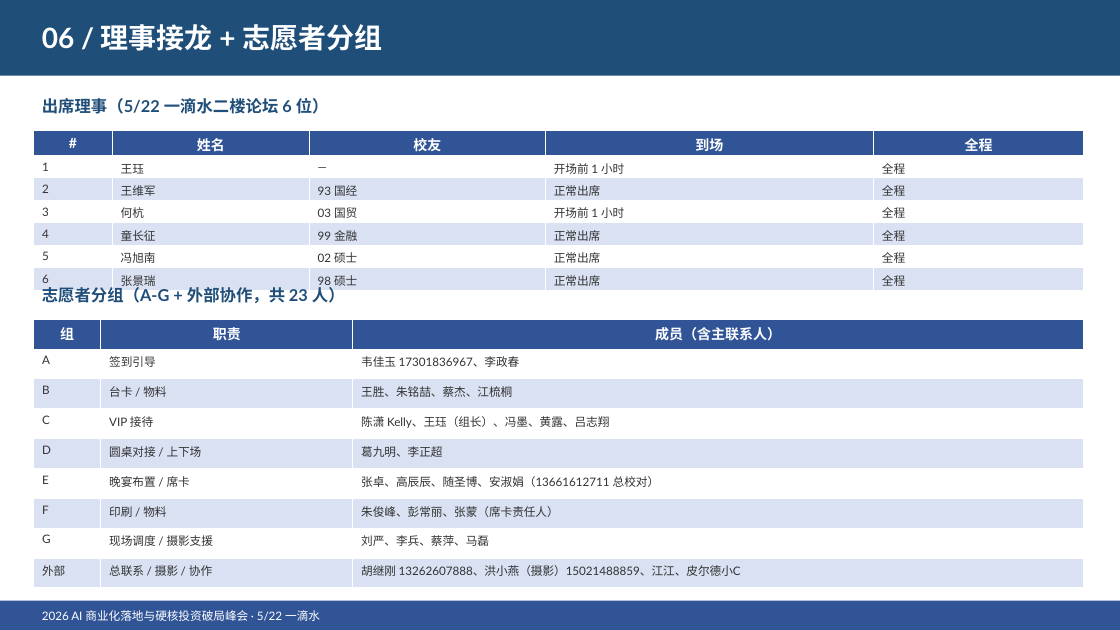
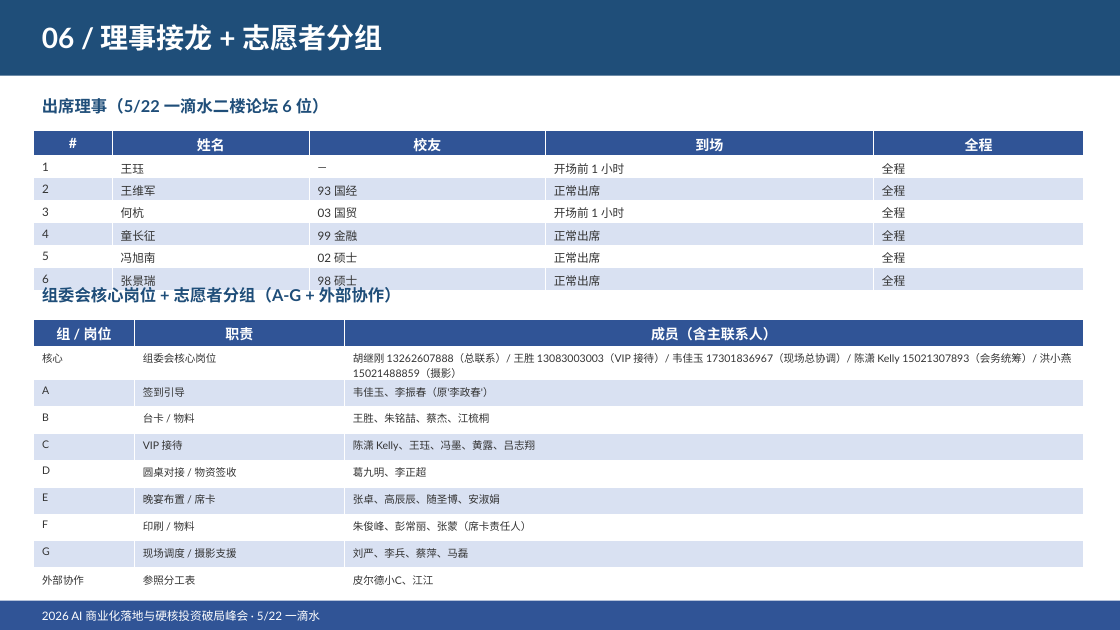
Before and after one commit to hujigang2010-maker/AIDEN, a slide deck: slide 8 of 5月22日峰会/导出文件/2026峰会会务汇报.pptx. Drawn at 1120x630 pixels with LibreOffice and Linux fonts; fonts in the diff are those of the drawing. Boxes give left, top, right and bottom in pixels: in the first picture for what was removed or moved away, otherwise in the second. Text is boxed around its words. In the diff, an @@ line names an element or a change of style, - is before the commit and + after.

```diff
--- a/5月22日峰会/导出文件/2026峰会会务汇报.pptx
+++ b/5月22日峰会/导出文件/2026峰会会务汇报.pptx
@@ text at <box>42,285,401,303</box>: text changed @@
-志愿者分组（A-G + 外部协作，共 23 人）
+组委会核心岗位 + 志愿者分组（A-G + 外部协作）
@@ table at <box>34,319,1084,589</box> @@
-row 1: 组 | 职责 | 成员（含主联系人）
-row 2: A | 签到引导 | 韦佳玉 17301836967、李政春
+row 1: 组 / 岗位 | 职责 | 成员（含主联系人）
+row 2: 核心 | 组委会核心岗位 | 胡继刚 13262607888（总联系）/ 王胜 13083003003（VIP 接待）/ 韦佳玉 17301836967（现场总协调）/ 陈潇 Kelly 15021307893（会务统筹）/ 洪小燕 15021488859（摄影）
+row 3: A | 签到引导 | 韦佳玉、李振春（原'李政春'）
-row 5, column 3: 陈潇 Kelly、王珏（组长）、冯墨、黄露、吕志翔
+row 5, column 3: 陈潇 Kelly、王珏、冯墨、黄露、吕志翔
-row 6, column 2: 圆桌对接 / 上下场
+row 6, column 2: 圆桌对接 / 物资签收
-row 7, column 3: 张卓、高辰辰、随圣博、安淑娟（13661612711 总校对）
+row 7, column 3: 张卓、高辰辰、随圣博、安淑娟
-row 9: 外部 | 总联系 / 摄影 / 协作 | 胡继刚 13262607888、洪小燕（摄影）15021488859、江江、皮尔德小C
+row 10: 外部协作 | 参照分工表 | 皮尔德小C、江江
```
Also in this commit, not shown: 9 other slides changed, 2 slides added, 12 other files.
